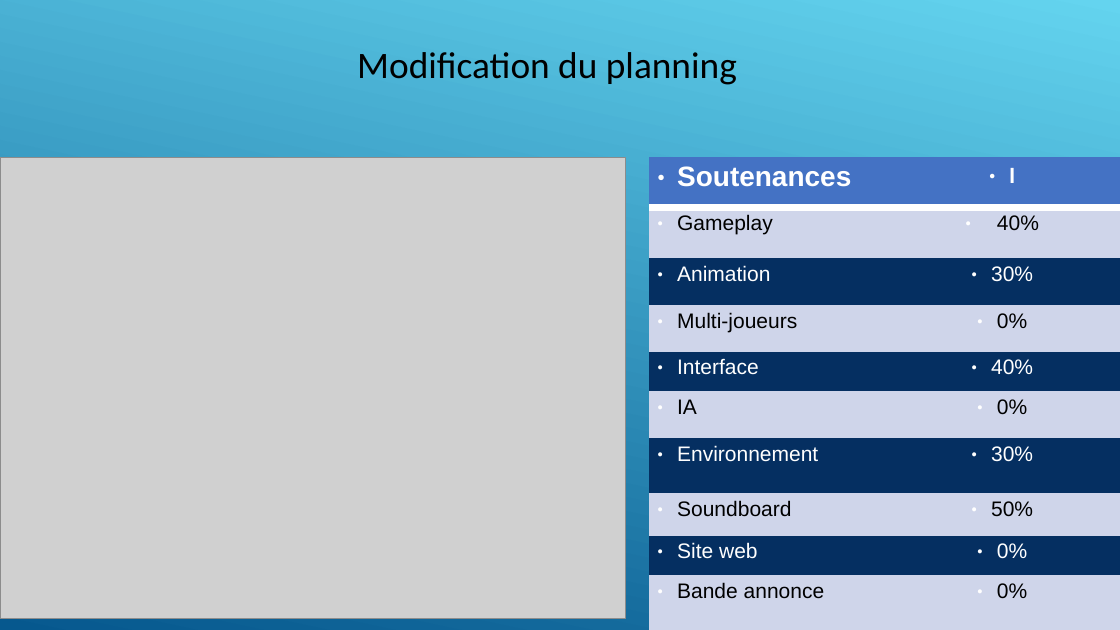
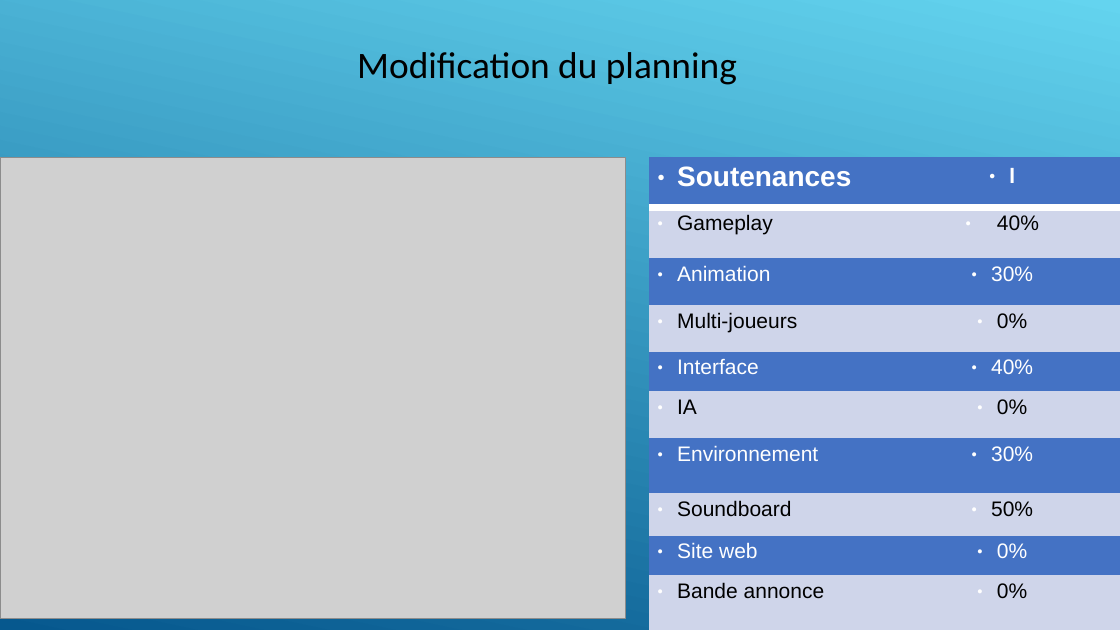
Before and after one commit to AlexandrEpita/Bizarre-Chess-Adventure, a slide deck: slide 2 of diapo soutenance.odp. Drawn at 1120x630 pixels with LibreOffice and Linux fonts; fonts in the diff are those of the drawing; grey boxes stand for pictures. Boxes give left, top, right and bottom in pixels: in the first picture for what was removed or moved away, otherwise in the second. Text is boxed around its words. In the diff, an @@ line names an element or a change of style, - is before the commit and + after.

```diff
--- a/diapo soutenance.odp
+++ b/diapo soutenance.odp
@@ table at (649, 157, 1120, 630) @@
@@ fill #052F61 to #4472C4 in 8 cells @@
```
Also in this commit, not shown: 9 other slides changed, 1 slide added, 1 slide removed.
